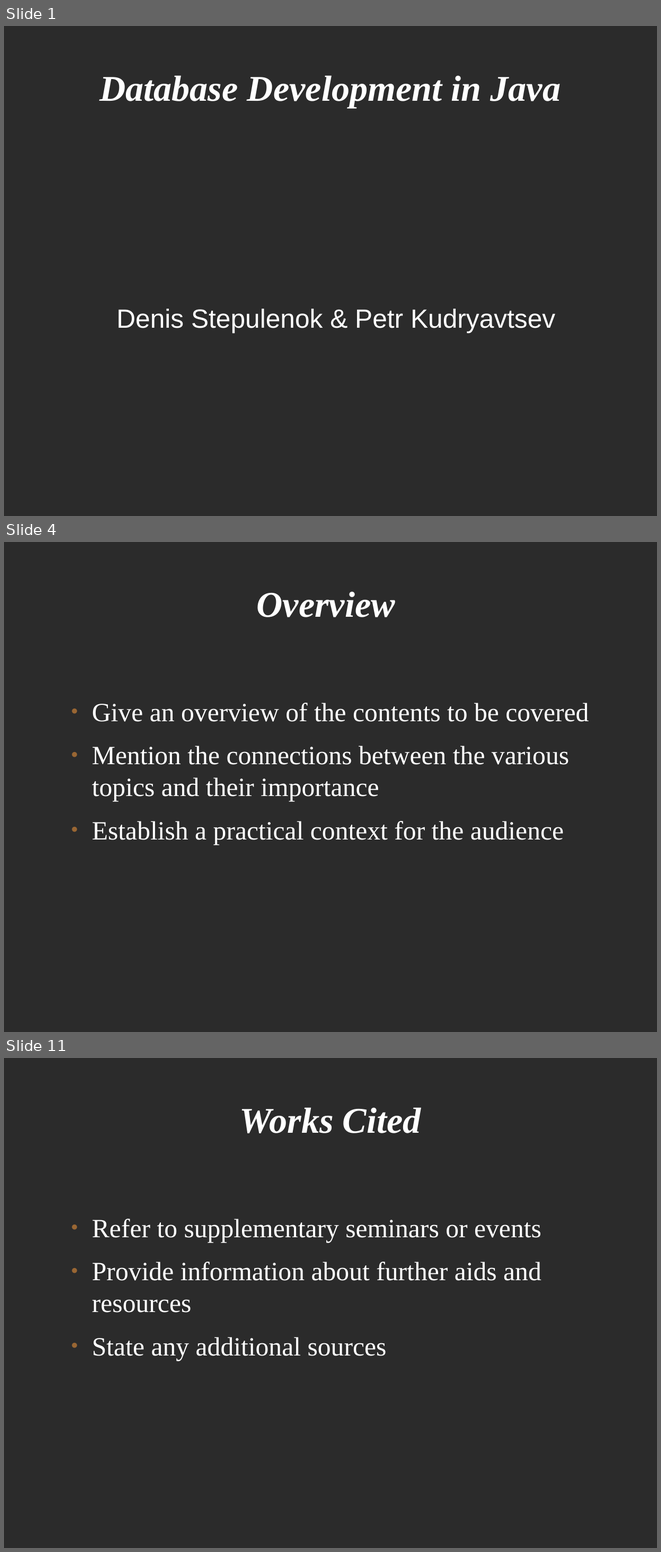
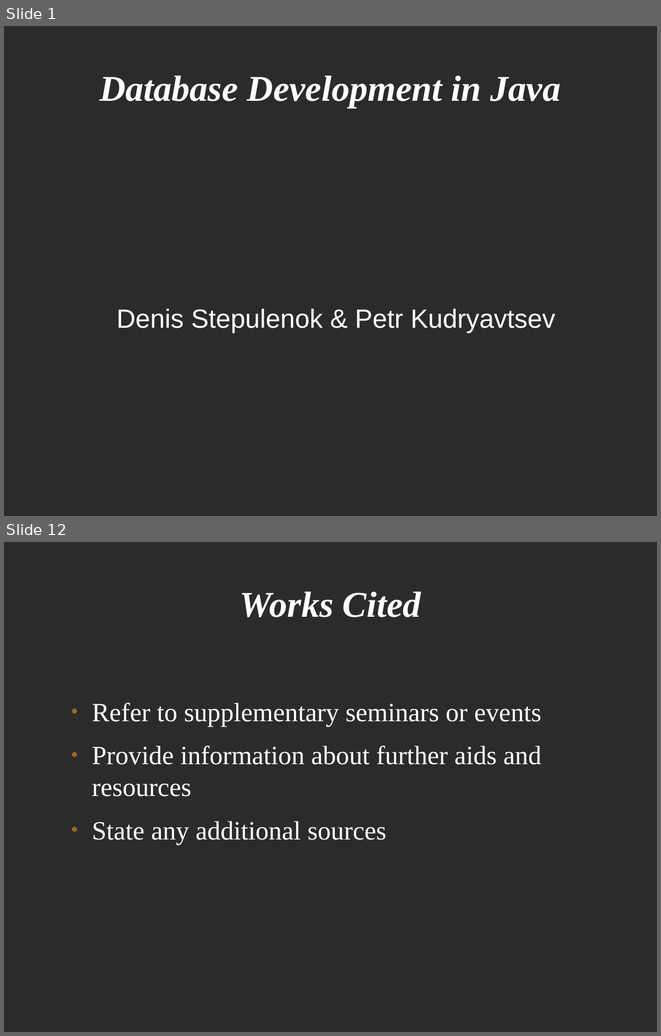
Before and after one commit to levelp/java, a slide deck: Java Databases.odp. Shown one above the other, each under a label of ours: slides 1, 4 and 11 before the commit, slides 1 and 12 after it; the slides between them are not shown. The pictures are 661x1552 and 661x1036 pixels, drawn with LibreOffice and Linux fonts; fonts in the diff are those of the drawing; background and template pictures are left out; a plain dark background stands for a picture behind light text. Boxes give left, top, right and bottom in pixels: in the first picture for what was removed or moved away, otherwise in the second. Text is boxed around its words. In the diff, an @@ line names an element or a change of style, - is before the commit and + after.

```diff
--- a/Java Databases.odp
+++ b/Java Databases.odp
@@ slide 4 removed at [4,542,657,1032], background picture (left out) @@
@@ title removed at [256,591,395,617] @@
-Overview
@@ text removed at [92,703,589,845] @@
-● Give an overview of the contents to be covered
-● Mention the connections between the various topics and their importance
-● Establish a practical context for the audience
@@ what was slide 11 is now slide 12 @@
```
Also in this commit, not shown: 10 slides added, 8 other slides removed, 1 other file.
